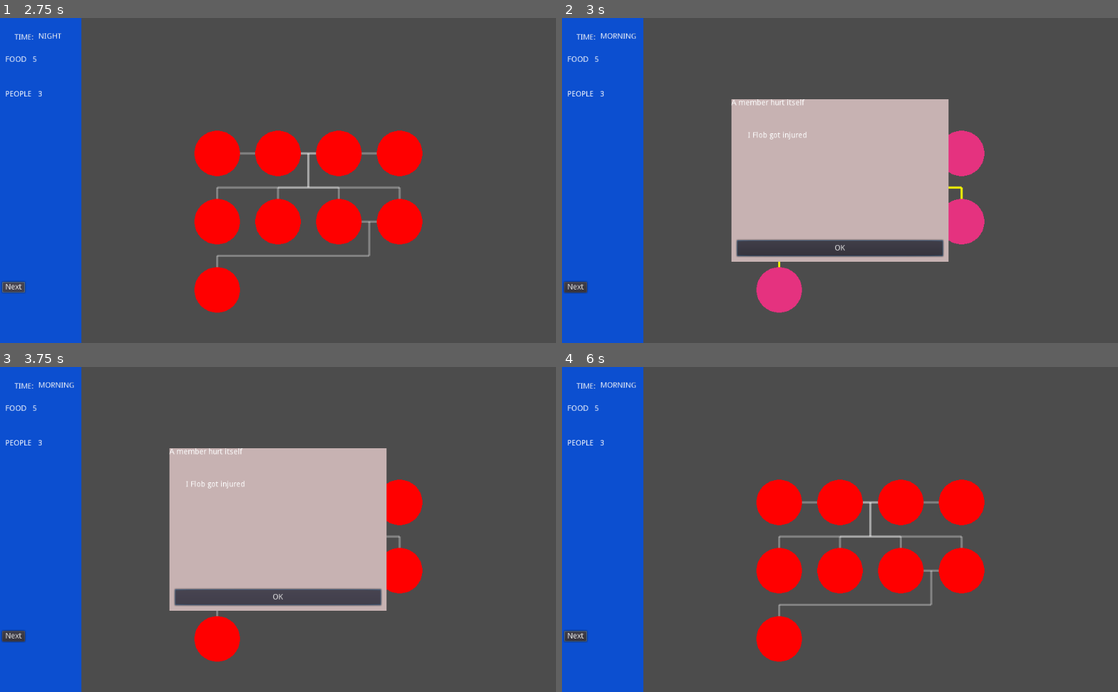
Above: before the commit, frames 1-4 (two rows, left to right).
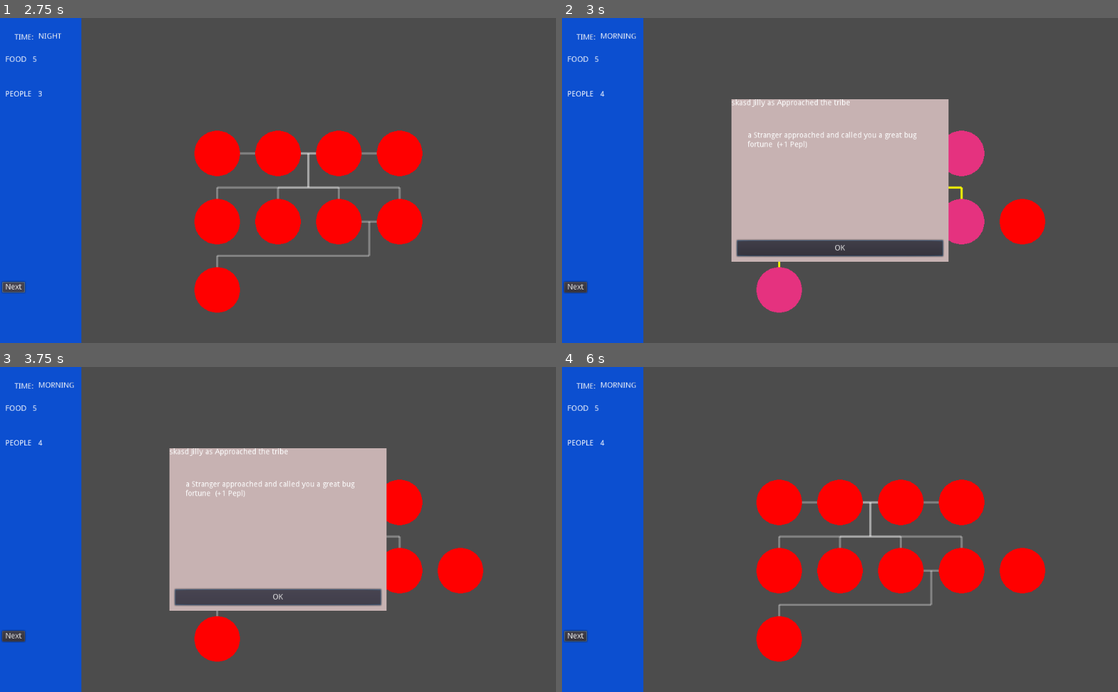
Above: after the commit, the same moments.

Repository: pmoco/GGJ23-FlipFlop_Gene
Game: Godot game, scene res://scenes/test.tscn
Two runs of this game, one before a commit and one after it. Both use one fixed random seed, a clock stepped at 60 frames per second and the inputs below.
Inputs (mouse positions are in pixels of both pictures, inside the frame that each line leads up to):
- Up to frame 1 (2.75 s): click "Next" at 0.5 s; click "Next" at 1.25 s; click "Next" at 2 s
- Up to frame 2 (3 s): tap Enter at 2.75 s; move the mouse to (962, 164) at 2.77 s; click (962, 164) at 2.92 s
- Up to frame 3 (3.75 s): click "OK" at 3.5 s
- Up to frame 4 (6 s): click "OK" at 4.25 s; click "OK" at 5 s; tap Space at 5.75 s; move the mouse to (728, 545) at 5.77 s; click (728, 545) at 5.92 s

Frame 1 is identical in both runs. In frame 2, 1.3% of the frame differs, in the area x 6-87%, y 22-70%; in frame 3, 1.3%; in frame 4, 0.9%.

Commit message:
Add marryEvent

Diff:
--- a/Event_manager.gd
+++ b/Event_manager.gd
@@ -13,7 +13,7 @@
 var _task_list=["injured","extra_food","death","betraied"]
 
 
-var rdmEventList =[StrangerFound.new() , DiedEvent.new(), SickEvent.new(), ExtrafoodEvent.new(), WoundedEvent.new()]
+var rdmEventList =[StrangerFound.new() , DiedEvent.new(), SickEvent.new(), ExtrafoodEvent.new(), WoundedEvent.new(), MarryEvent.new()]
 
 #var rdmEventList =[StrangerFound.new() ]
 
--- a/project.godot
+++ b/project.godot
@@ -54,6 +54,11 @@
 "language": "GDScript",
 "path": "res://GraphHolder.gd"
 }, {
+"base": "Event",
+"class": "MarryEvent",
+"language": "GDScript",
+"path": "res://scripts/Events/MarryEvent.gd"
+}, {
 "base": "State",
 "class": "Morning",
 "language": "GDScript",
@@ -104,6 +109,7 @@
 "Event_manager": "",
 "ExtrafoodEvent": "",
 "GraphHolder": "",
+"MarryEvent": "",
 "Morning": "",
 "Night": "",
 "Noon": "",
--- a/scripts/Events/MarryEvent.gd
+++ b/scripts/Events/MarryEvent.gd
@@ -1,16 +1,35 @@
-extends Node
+class_name MarryEvent  extends Event
+
+var possible_names = ["Billy" ,  "Jilly", "skasd", "filly", "Gilly"]
 
 
-# Declare member variables here. Examples:
-# var a = 2
-# var b = "text"
+func triggerEvent(scene) :
 
+	var  BabyFirstName = possible_names[randi() % possible_names.size()]
+	var BabyLastName = possible_names[randi() % possible_names.size()]
 
-# Called when the node enters the scene tree for the first time.
-func _ready():
-	pass # Replace with function body.
+	var list_characters = scene.graph_holder.get_characters_by_age (Character.AGE.ADULT)
+	var character1: Character = list_characters[randi() % list_characters.size()] # TODO select random
+	if(!character1.is_alive):
+		return
+	var character2: Character = list_characters[randi() % list_characters.size()] # TODO select random
+	if(!character2.is_alive):
+		return
+	self.title = character1.first_name+" " +character1.last_name+" as Married with "+character2.first_name+" " +character2.last_name
+	self.text = "A new Baby called "+ BabyFirstName+ " " + BabyLastName + " came to this world (+1 Pepl)"
 
+	scene.peopleCount = scene.peopleCount +1
 
-# Called every frame. 'delta' is the elapsed time since the previous frame.
-#func _process(delta):
-#	pass
+	self.eventName =  "ThisisanEvent"
+	self.photoPath = "//"
+
+#	scene.graph_holder
+	var baby = Character.new()
+	baby.first_name = BabyFirstName
+	baby.last_name = BabyLastName
+	baby.age = Character.AGE.CHILD
+	baby.status = Character.STATUS.HEALTHY
+	character1.marry(character2)
+	baby.is_child_of(character1)
+	baby.is_child_of(character2)
+	scene.graph_holder.add_character(baby)
